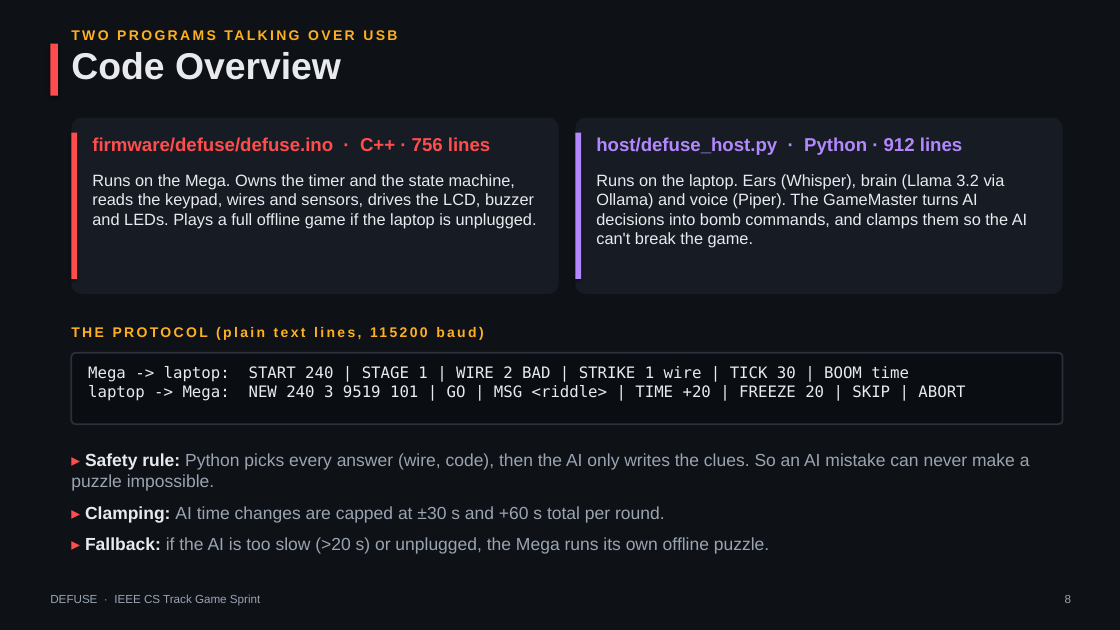
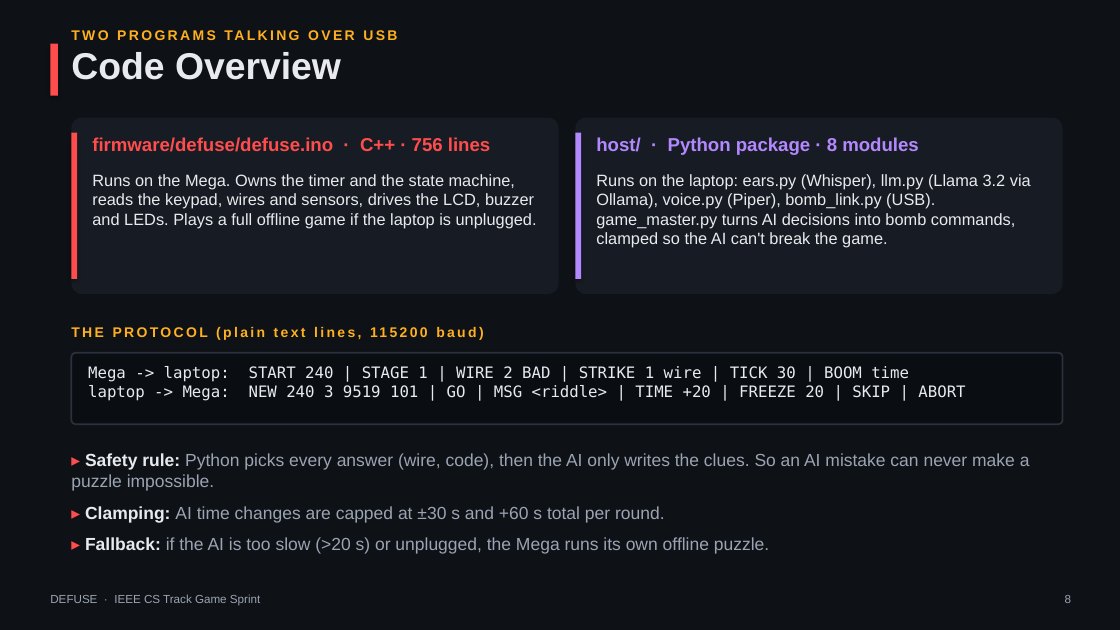
Before and after one commit to Control707/defuse, a slide deck: slide 8 of presentation/DEFUSE_presentation.pptx. Drawn at 1120x630 pixels with LibreOffice and Linux fonts; fonts in the diff are those of the drawing. Boxes give left, top, right and bottom in pixels: in the first picture for what was removed or moved away, otherwise in the second. Text is boxed around its words. In the diff, an @@ line names an element or a change of style, - is before the commit and + after.

Commit message:
Split AI host into modules (llm, ears, voice, bomb_link, game_master, content, config)

```diff
--- a/presentation/DEFUSE_presentation.pptx
+++ b/presentation/DEFUSE_presentation.pptx
@@ text at (x1=596, y1=137, x2=919, y2=155): text changed @@
-host/defuse_host.py · Python · 912 lines
+host/ · Python package · 8 modules
@@ text at (x1=596, y1=174, x2=1031, y2=248): text changed @@
-Runs on the laptop. Ears (Whisper), brain (Llama 3.2 via Ollama) and voice (Piper). The GameMaster turns AI decisions into bomb commands, and clamps them so the AI can't break the game.
+Runs on the laptop: ears.py (Whisper), llm.py (Llama 3.2 via Ollama), voice.py (Piper), bomb_link.py (USB). game_master.py turns AI decisions into bomb commands, clamped so the AI can't break the game.
```
Also in this commit, not shown: 2 other slides changed, 14 other files.
